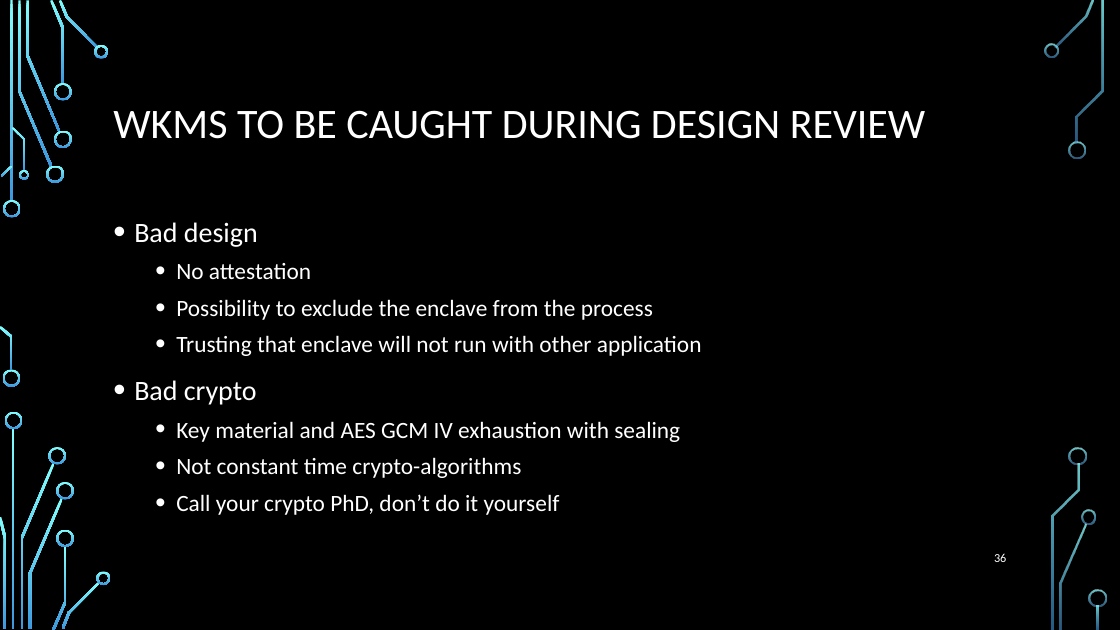
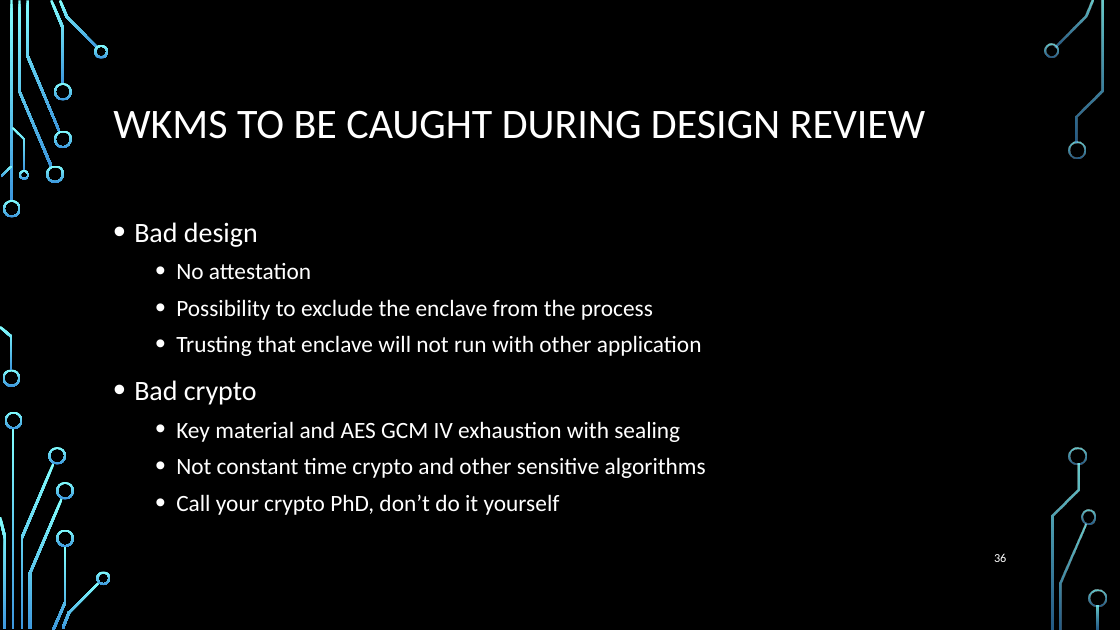
Before and after one commit to wireshrink/RECONMTL-2017, a slide deck: slide 36 of docs/SGX Enclave Programming - Common Mistakes.pptx. Drawn at 1120x630 pixels with LibreOffice and Linux fonts; fonts in the diff are those of the drawing; background and template pictures are left out. Boxes give left, top, right and bottom in pixels: in the first picture for what was removed or moved away, otherwise in the second. Text is boxed around its words. In the diff, an @@ line names an element or a change of style, - is before the commit and + after.

```diff
--- a/docs/SGX Enclave Programming - Common Mistakes.pptx
+++ b/docs/SGX Enclave Programming - Common Mistakes.pptx
@@ text at box(176, 457, 706, 478): text changed @@
-  • Not constant time crypto-algorithms
+  • Not constant time crypto and other sensitive algorithms
```
Also in this commit, not shown: 6 other slides changed, 1 slide added, 25 other files.
